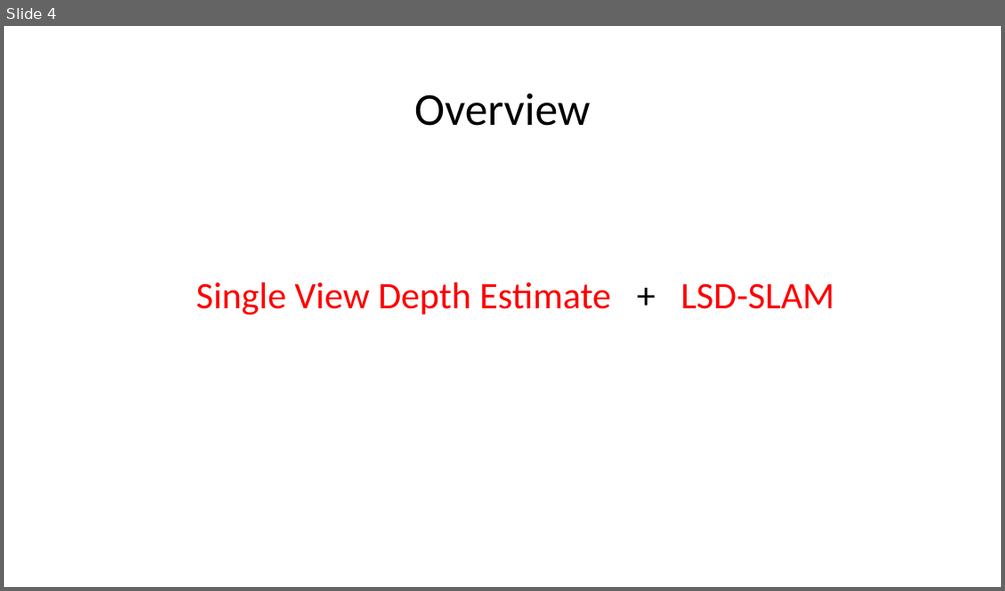
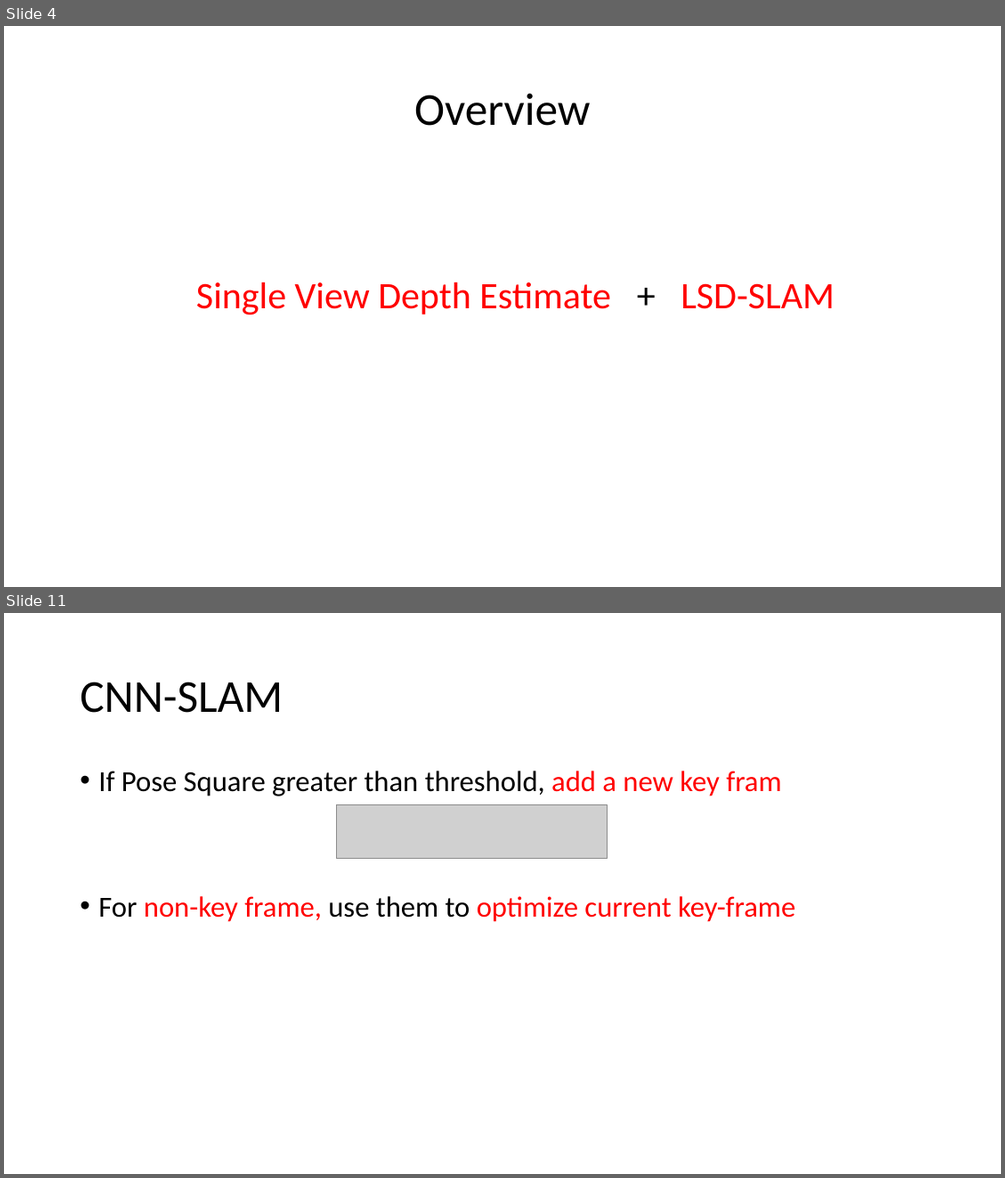
Before and after one commit to fuenwang/Meeting, a slide deck: 3D Driving Car/meet_1016.pptx. Shown one above the other, each under a label of ours: slide 4 before the commit, slides 4 and 11 after it; the slides between them are not shown. The pictures are 1005x591 and 1005x1178 pixels, drawn with LibreOffice and Linux fonts; fonts in the diff are those of the drawing; grey boxes stand for pictures. Boxes give left, top, right and bottom in pixels: in the first picture for what was removed or moved away, otherwise in the second. Text is boxed around its words. In the diff, an @@ line names an element or a change of style, - is before the commit and + after.

```diff
--- a/3D Driving Car/meet_1016.pptx
+++ b/3D Driving Car/meet_1016.pptx
@@ slide 11 added at [4, 613, 1001, 1174], background #FFFFFF @@
@@ title added at [80, 682, 283, 713], 44 pt, text #000000 @@
+CNN-SLAM
@@ text added at [98, 771, 795, 922], 28 pt, text #FF0000 @@
+• If Pose Square greater than threshold, add a new key fram
+• For non-key frame, use them to optimize current key-frame
@@ picture added at [336, 804, 607, 859] @@
```
Also in this commit, not shown: 1 slide changed, 8 other slides added.
